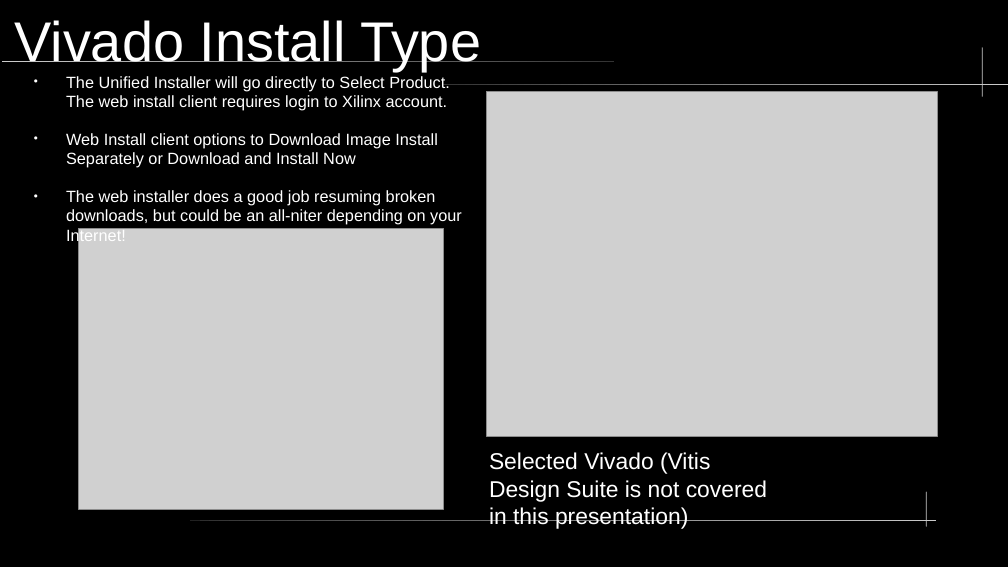
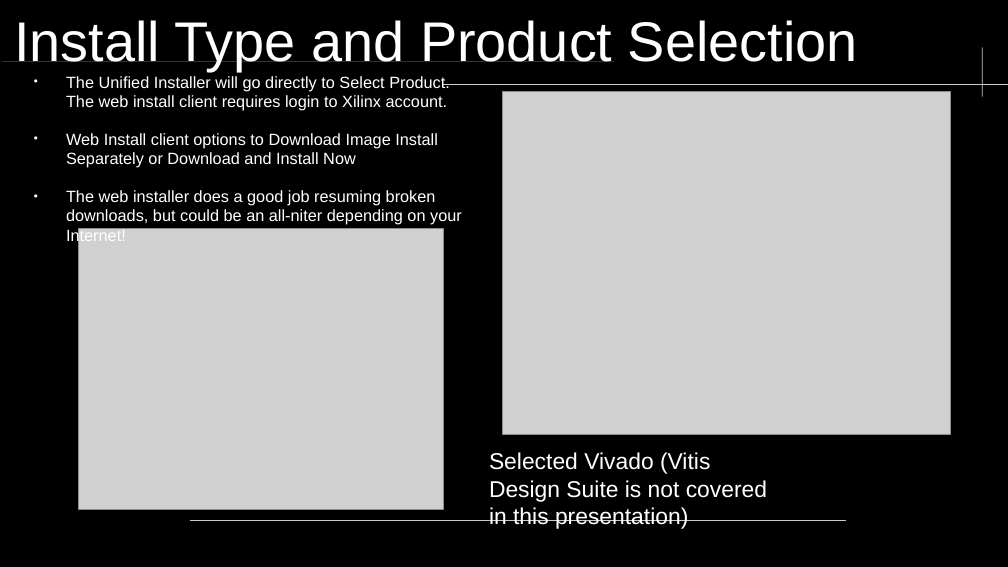
Before and after one commit to neiderm/retro_comp_fpga, a slide deck: slide 3 of docs/soc_t80_setup.odp. Drawn at 1008x567 pixels with LibreOffice and Linux fonts; fonts in the diff are those of the drawing; grey boxes stand for pictures; background and template pictures are left out. Boxes give left, top, right and bottom in pixels: in the first picture for what was removed or moved away, otherwise in the second. Text is boxed around its words. In the diff, an @@ line names an element or a change of style, - is before the commit and + after.

Commit message:
Update install and demo project docs

```diff
--- a/docs/soc_t80_setup.odp
+++ b/docs/soc_t80_setup.odp
@@ title at (14, 20, 858, 71): text changed @@
-Vivado Install Type
+Install Type and Product Selection
@@ picture: place and size @@
-picture at (487, 91, 938, 436)
+picture at (503, 91, 951, 434)
@@ freeform shape removed at (927, 492, 928, 527) @@
@@ rounded rectangle: place and size @@
-rounded rectangle at (190, 520, 937, 521)
+rounded rectangle at (190, 520, 846, 521)
```
Also in this commit, not shown: 6 other slides changed, 3 slides added, 2 slides removed, 1 other file.
